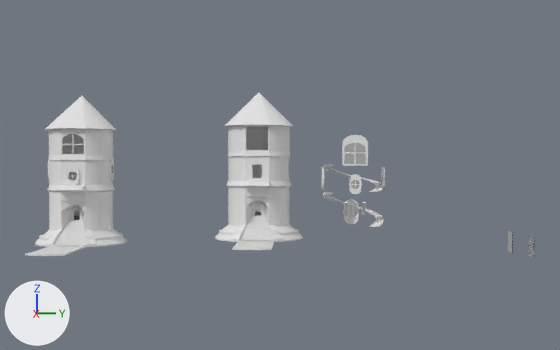
One commit to the Blender file WIZARDHOUSE(blend)/WIZARDHOUSE(base).blend: the scene before it, then after it.
Before and after are seen from a 50 mm camera at (225.6, 6.4, 24.4) aimed at (9.9, 0.5, 22.1). Lighting does not change. The marker at lower left points along +X, +Y and +Z.
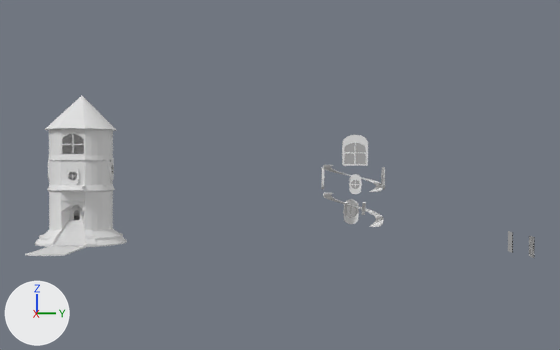
Pixel boxes (x1, y1, x2, y2) of what changed, in the pictures (560 x 350 px):
'Cube.001', hidden: before (215, 93, 303, 250)

What changed in the scene script:
```text
Change ob_cube_001:
    add ob_cube_001.hide_set(True)
```
